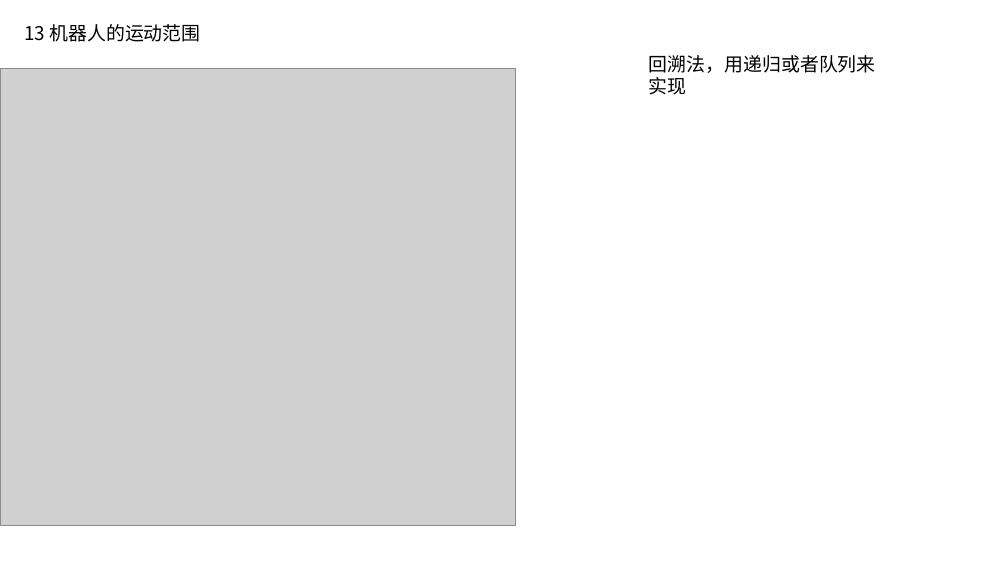
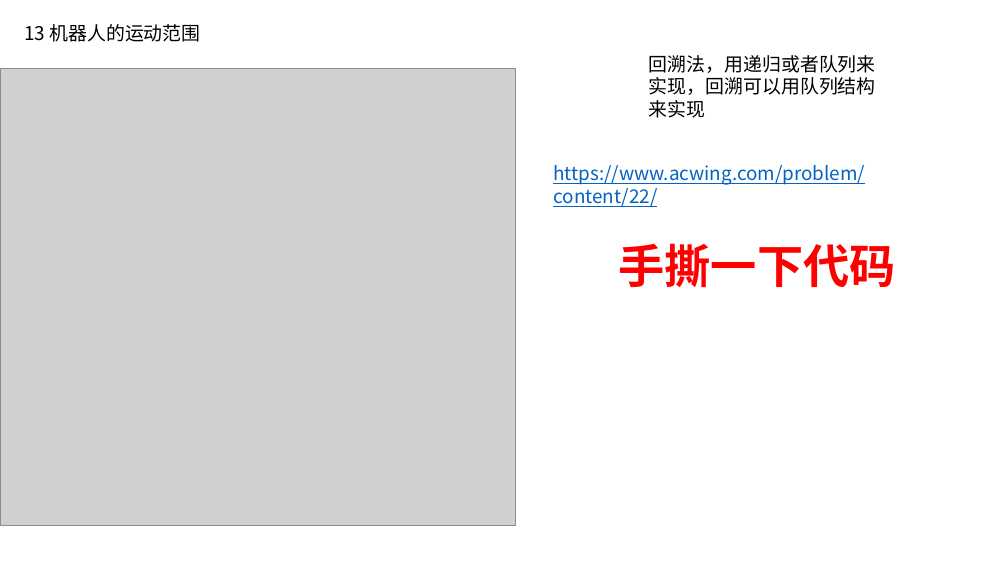
Before and after one commit to xiaojkql/Interview-Prepare, a slide deck: slide 15 of 数据结构和算法/剑指offer.pptx (slide 13 before the commit). Drawn at 1008x567 pixels with LibreOffice and Linux fonts; fonts in the diff are those of the drawing; grey boxes stand for pictures. Boxes give left, top, right and bottom in pixels: in the first picture for what was removed or moved away, otherwise in the second. Text is boxed around its words. In the diff, an @@ line names an element or a change of style, - is before the commit and + after.

```diff
--- a/数据结构和算法/剑指offer.pptx
+++ b/数据结构和算法/剑指offer.pptx
@@ text at (x1=649, y1=55, x2=876, y2=118): text changed @@
-回溯法，用递归或者队列来实现
+回溯法，用递归或者队列来实现，回溯可以用队列结构来实现
@@ text added at (x1=553, y1=165, x2=865, y2=207), 18 pt, text #0563C1, underline @@
+https://www.acwing.com/problem/content/22/
@@ text added at (x1=619, y1=243, x2=896, y2=287), 44 pt, text #FF0000, bold @@
+手撕一下代码
```
Also in this commit, not shown: 59 other slides changed, 2 slides added, 6 other files.
